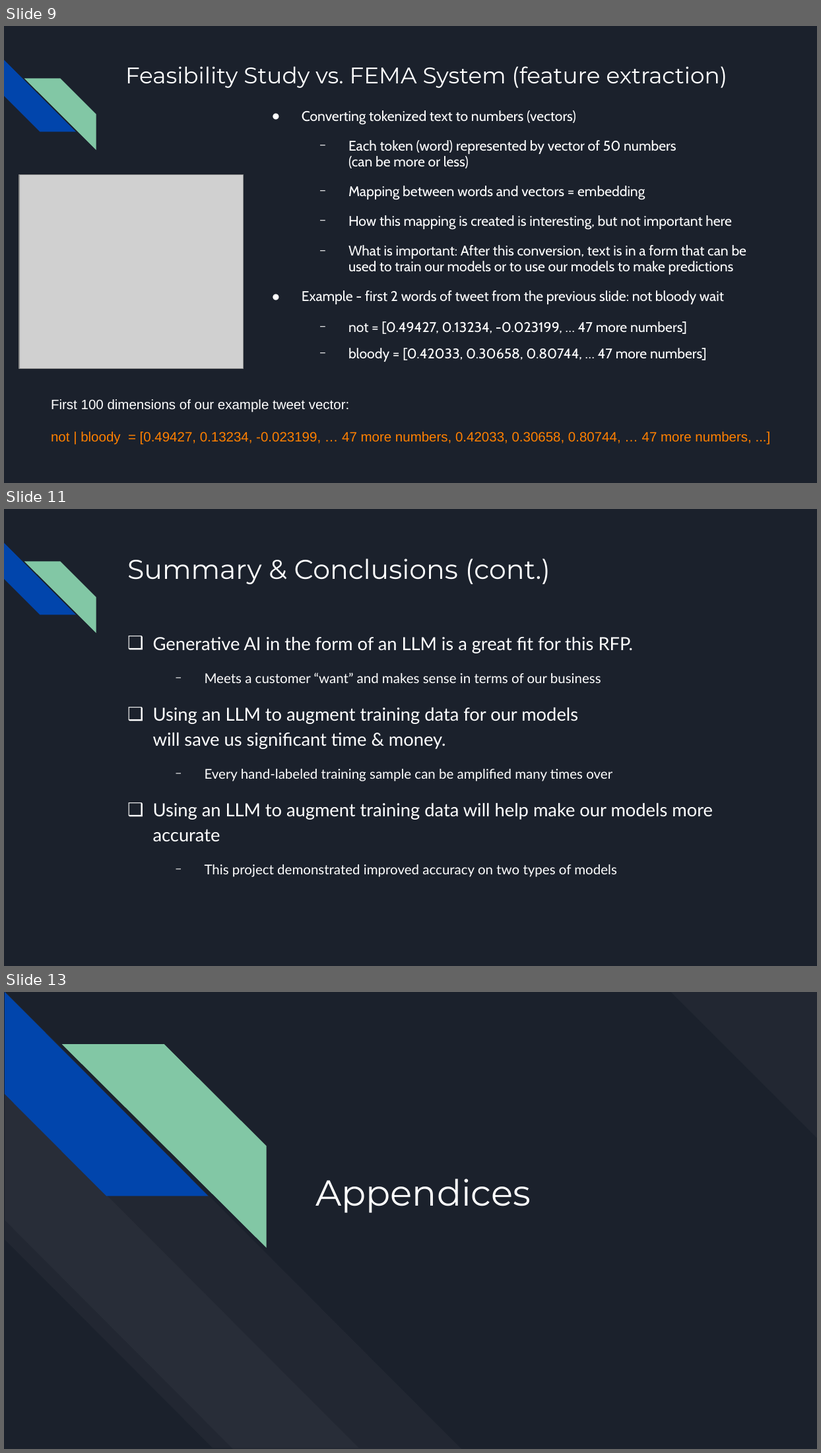
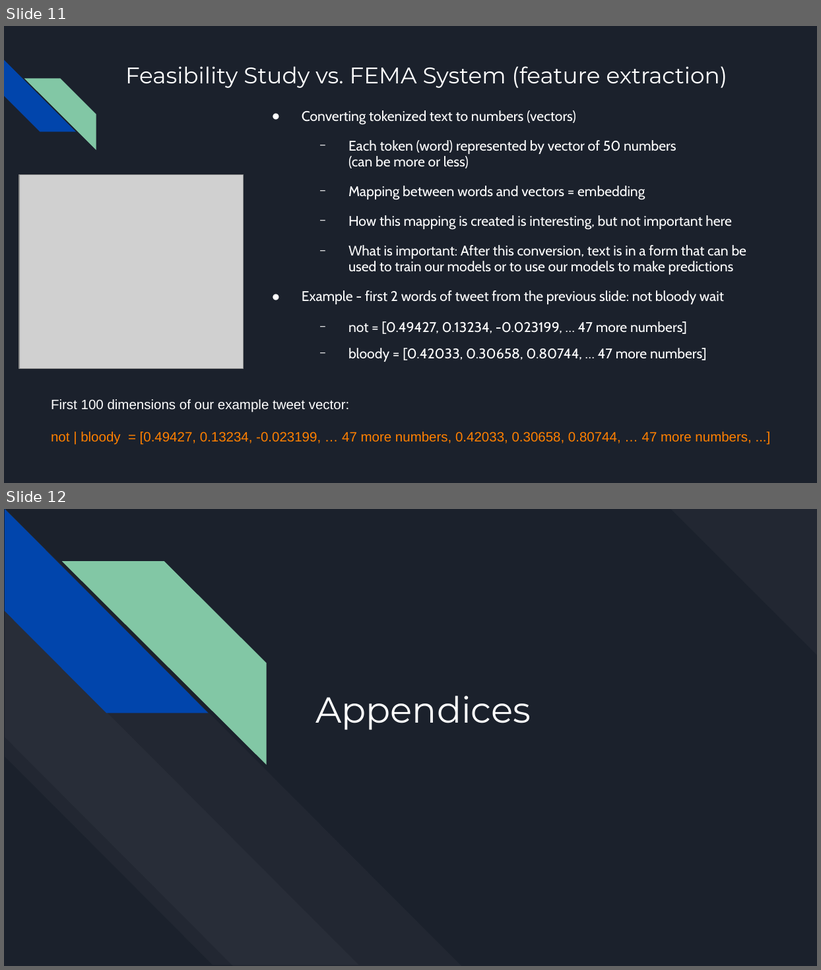
Before and after one commit to MichaelSzczepaniak/WordEmbeddings, a slide deck: word_embeddings_30min.odp. Shown one above the other, each under a label of ours: slides 9, 11 and 13 before the commit, slides 11 and 12 after it; the slides between them are not shown. The pictures are 821x1453 and 821x970 pixels, drawn with LibreOffice and Linux fonts; fonts in the diff are those of the drawing; grey boxes stand for pictures. Boxes give left, top, right and bottom in pixels: in the first picture for what was removed or moved away, otherwise in the second. Text is boxed around its words. In the diff, an @@ line names an element or a change of style, - is before the commit and + after.

Commit message:
cont refining outline of 30 min pres and init materials

```diff
--- a/word_embeddings_30min.odp
+++ b/word_embeddings_30min.odp
@@ slide 11 removed at [4,509,817,966], background #1B212C; not listed: 2 template elements that a slide beside it also shows @@
@@ title removed at [127,559,550,584] @@
-Summary & Conclusions (cont.)
@@ text removed at [153,637,713,877] @@
-❑ Generative AI in the form of an LLM is a great fit for this RFP.
-  − Meets a customer “want” and makes sense in terms of our business
-❑ Using an LLM to augment training data for our models
-  will save us significant time & money.
-  − Every hand-labeled training sample can be amplified many times over
-❑ Using an LLM to augment training data will help make our models more accurate
-  − This project demonstrated improved accuracy on two types of models
@@ what was slide 9 is now slide 11 @@
@@ what was slide 13 is now slide 12 @@
```
Also in this commit, not shown: 5 slides changed, 5 slides added, 5 other slides removed.
